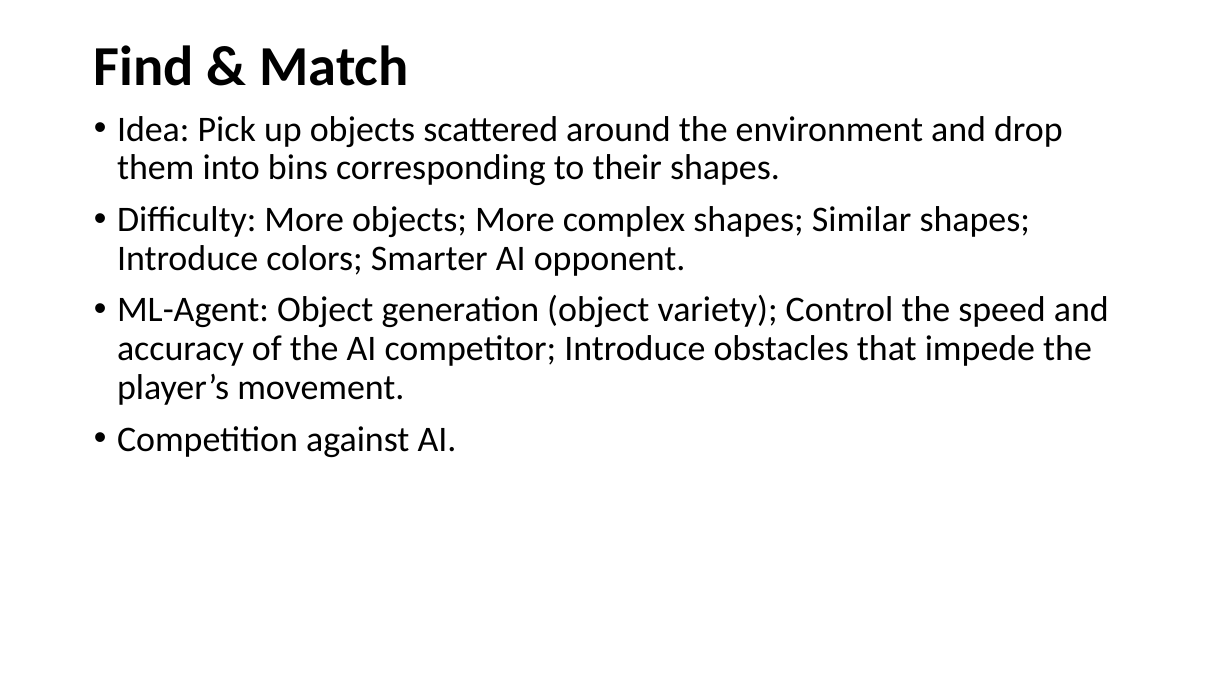
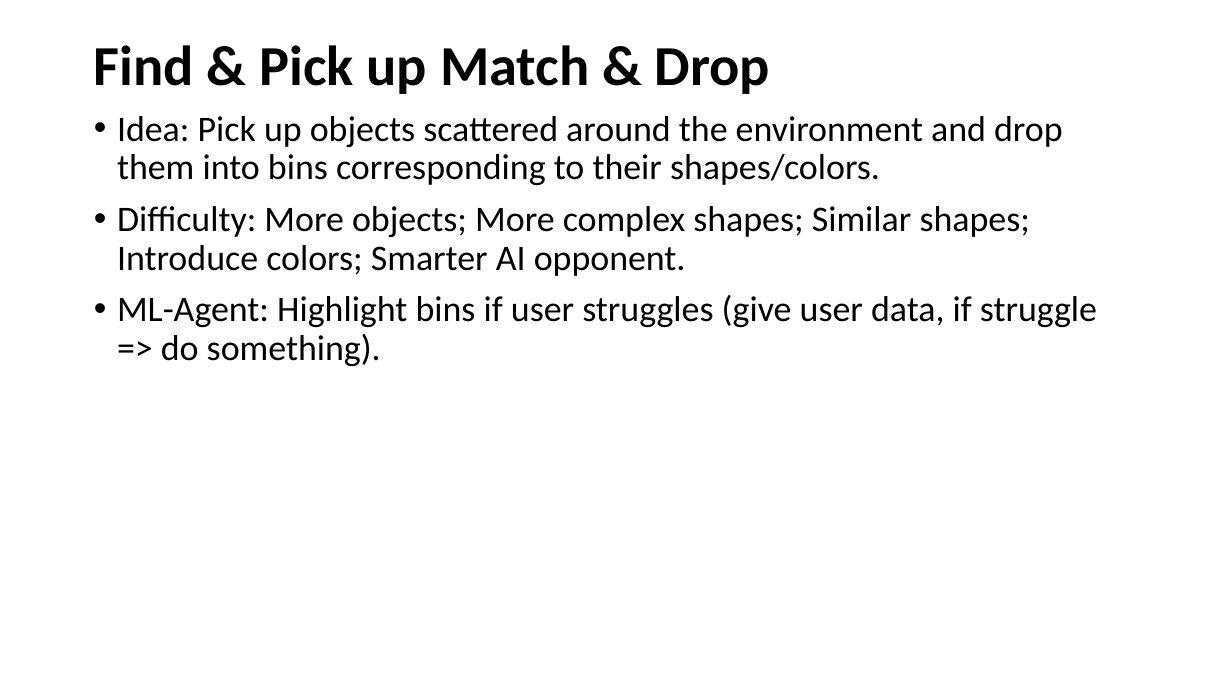
Before and after one commit to ztsv-av/xr_ml, a slide deck: slide 3 of vr_ideas.pptx (slide 4 before the commit). Drawn at 1232x693 pixels with LibreOffice and Linux fonts; fonts in the diff are those of the drawing. Boxes give left, top, right and bottom in pixels: in the first picture for what was removed or moved away, otherwise in the second. Text is boxed around its words. In the diff, an @@ line names an element or a change of style, - is before the commit and + after.

```diff
--- a/vr_ideas.pptx
+++ b/vr_ideas.pptx
@@ title at (94,45,771,94): text changed @@
-Find & Match
+Find & Pick up Match & Drop
@@ text at (117,116,1063,185): text changed @@
-• Idea: Pick up objects scattered around the environment and drop them into bins corresponding to their shapes.
+• Idea: Pick up objects scattered around the environment and drop them into bins corresponding to their shapes/colors.
@@ text at (117,295,1097,366): text changed @@
-• ML-Agent: Object generation (object variety); Control the speed and accuracy of the AI competitor; Introduce obstacles that impede the player’s movement.
-• Competition against AI.
+• ML-Agent: Highlight bins if user struggles (give user data, if struggle => do something).
```
Also in this commit, not shown: 9 other slides changed, 1 slide removed.
